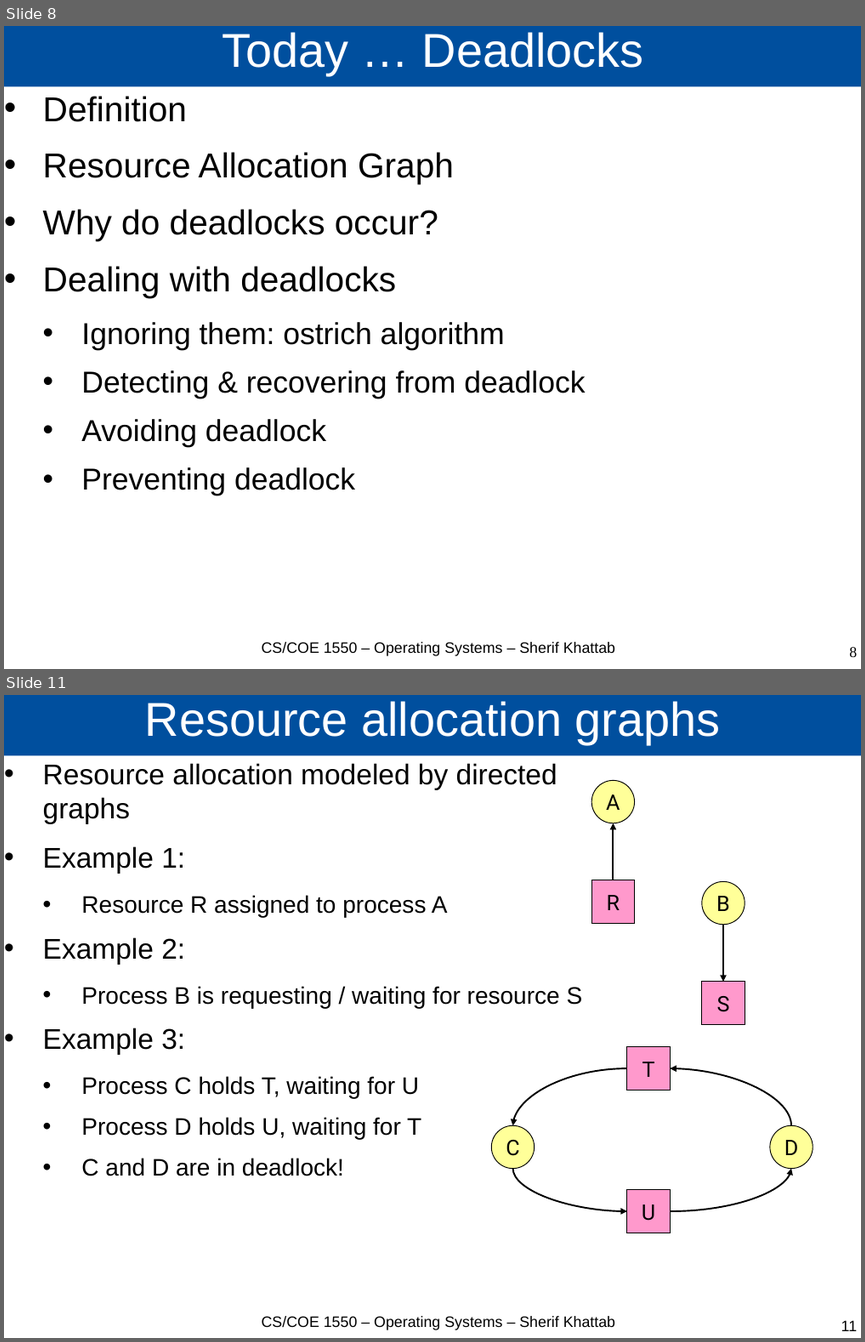
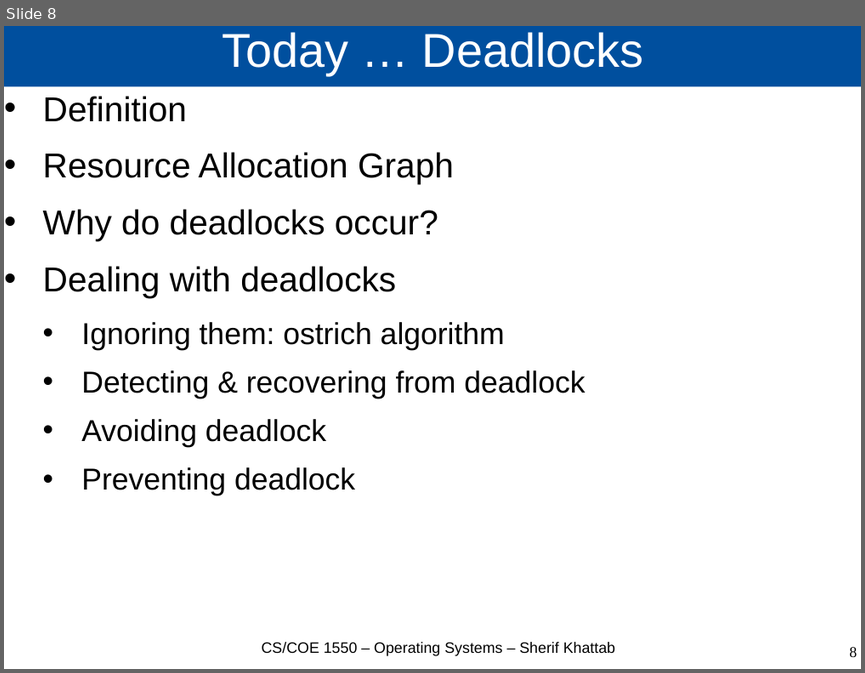
Before and after one commit to cs1550-2224/cs1550-code-handouts, a slide deck: DraftSlides/Lecture12.pptx. Shown one above the other, each under a label of ours: slides 8 and 11 before the commit, slide 8 after it; the slides between them are not shown. The pictures are 865x1342 and 865x673 pixels, drawn with LibreOffice and Linux fonts; fonts in the diff are those of the drawing. Boxes give left, top, right and bottom in pixels: in the first picture for what was removed or moved away, otherwise in the second. Text is boxed around its words. In the diff, an @@ line names an element or a change of style, - is before the commit and + after.

```diff
--- a/DraftSlides/Lecture12.pptx
+++ b/DraftSlides/Lecture12.pptx
@@ slide 11 removed at (x1=4, y1=695, x2=861, y2=1338), background #FFFFFF @@
@@ title removed at (x1=4, y1=695, x2=861, y2=756) @@
-Resource allocation graphs
@@ text removed at (x1=43, y1=763, x2=583, y2=1176) @@
-• Resource allocation modeled by directed graphs
-• Example 1:
-  • Resource R assigned to process A
-• Example 2:
-  • Process B is requesting / waiting for resource S
-• Example 3:
-  • Process C holds T, waiting for U
-  • Process D holds U, waiting for T
-  • C and D are in deadlock!
@@ ellipse removed at (x1=592, y1=781, x2=635, y2=823) @@
-A
@@ arrow removed from (613, 880) to (613, 823) @@
@@ rectangle removed at (x1=592, y1=880, x2=635, y2=923) @@
-R
@@ ellipse removed at (x1=702, y1=882, x2=745, y2=925) @@
-B
@@ arrow removed from (723, 925) to (723, 982) @@
@@ rectangle removed at (x1=702, y1=982, x2=745, y2=1025) @@
-S
@@ rectangle removed at (x1=628, y1=1047, x2=670, y2=1090) @@
-T
@@ curved arrow removed from (628, 1068) to (513, 1126) @@
@@ curved arrow removed from (792, 1126) to (670, 1068) @@
@@ ellipse removed at (x1=492, y1=1126, x2=534, y2=1168) @@
-C
@@ ellipse removed at (x1=770, y1=1126, x2=812, y2=1168) @@
-D
@@ curved arrow removed from (513, 1168) to (628, 1211) @@
@@ curved arrow removed from (670, 1211) to (792, 1168) @@
@@ rectangle removed at (x1=628, y1=1190, x2=670, y2=1232) @@
-U
@@ text removed at (x1=262, y1=1315, x2=615, y2=1330) @@
-CS/COE 1550 – Operating Systems – Sherif Khattab
@@ page number removed at (x1=841, y1=1320, x2=857, y2=1331) @@
-11
```
Also in this commit, not shown: 22 other slides removed, 3 other files.
